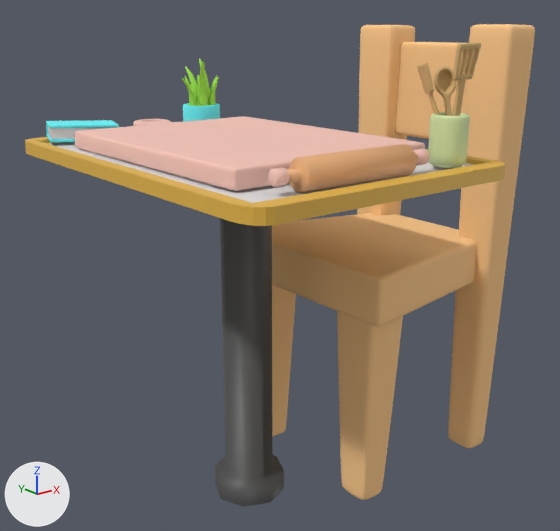
The FBX model PateAChoux/Assets/-3D 🫖——————————————————————————/Decor/3D_Decors.fbx: old version first, new version second.
Before and after are seen from a camera (50 mm lens) standing at (-4.66, -1.89, 4.96) and looking at (-0.52, 3.29, 2.89). Every picture has the same lights, and +X, +Y and +Z are marked at lower left. Where no turn or scale is listed for an object, it has been applied to the vertices.

Before the edit, the objects in view are built like this:
```python
mat_material_010 = principled_material('Material.010')
mat_material_010.base_color = (0.15, 0.953, 1.0)  # cyan #6cfaff
mat_material_010.roughness = 1.0
me_cube_013 = bpy.data.meshes.new('Cube.013')
me_cube_013.from_pydata(...)  # 15093 vertices, 15002 faces; spans x -1.81..1.9, y -2.06..1.45, z -2.64..1.41
me_cube_013.materials.append(mat_material_004)  # beige #ffcc8e
me_cube_013.materials.append(mat_pied_de_table)  # dark grey #4d4d4d
me_cube_013.materials.append(mat_material_007)  # pink #f7c6ba
me_cube_013.materials.append(mat_material_006)  # beige #d7b378
me_cube_013.materials.append(mat_material_017)  # green #d5e7a9
me_cube_013.materials.append(mat_material_008)  # beige #e7ae7a
me_cube_013.materials.append(mat_material_009)  # white #e7e7e7
me_cube_013.materials.append(mat_material_010)  # cyan #6cfaff
me_cube_013.materials.append(mat_material_011)  # green #a0e750
me_cube_013.materials.append(mat_en_attendant)  # white #e7e7e7
me_cube_013.materials.append(mat_en_attendant_001)  # orange #e7b748
# before: 1686 (-0.62, -0.14, 0.36), 1687 (-0.77, -0.2, 0.36), 1688 (-0.84, -0.36, 0.36), 1689 (-0.77, -0.51, 0.36), 1690 (-0.62, -0.57, 0.36)
# before: 1694 (-0.77, -0.2, -2.43) at pixel (225, 466), 1695 (-0.62, -0.14, -2.43), 1696 (-0.84, -0.36, -2.43) at pixel (229, 476), 1697 (-0.77, -0.51, -2.43) at pixel (245, 481), 1698 (-0.62, -0.57, -2.43) at pixel (263, 478)
# before: 1699 (-0.47, -0.51, -2.43) at pixel (272, 469), 1701 (-0.47, -0.2, -2.43), 1702 (-0.85, -0.13, -2.43) at pixel (214, 465), 1703 (-0.62, -0.04, -2.43), 1704 (-0.94, -0.36, -2.43) at pixel (220, 480)
# before: 1705 (-0.85, -0.58, -2.43) at pixel (243, 487), 1706 (-0.62, -0.67, -2.43) at pixel (270, 483), 1707 (-0.4, -0.58, -2.43) at pixel (283, 469), 1709 (-0.4, -0.13, -2.43), 1710 (-0.85, -0.13, -2.62) at pixel (215, 484)
# before: 1711 (-0.62, -0.04, -2.62), 1712 (-0.94, -0.36, -2.62) at pixel (220, 499), 1713 (-0.85, -0.58, -2.62) at pixel (244, 506), 1714 (-0.62, -0.67, -2.62) at pixel (270, 502)
ob_map = bpy.data.objects.new('MAP', me_cube_013)
ob_map.location = (-0.393, 3.47, 3.54)
```
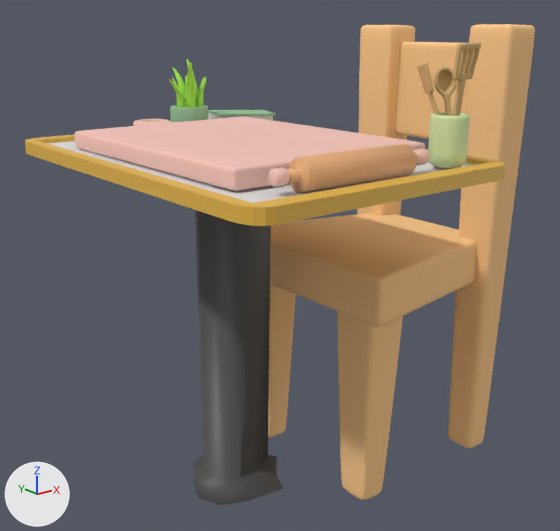
Commit message: PO FINIS LA MAP

Where the newer file only moved an object's origin or applied its transform, the numbers keep the older frame.

Location of each change, [x1, y1, x2, y2] in pixels of the pictures (560 x 531 px; the box of a moved part takes in the faces that stretch with it):
'MAP', reshaped: before [25, 24, 535, 507]; after [25, 24, 535, 505]
part 1 of me_cube_013, moved or reshaped: before [48, 126, 116, 139]; after [209, 113, 273, 120]
part 2 of me_cube_013, moved or reshaped: before [46, 120, 119, 142]; after [208, 110, 276, 119]
part 3 of me_cube_013, moved or reshaped: before [183, 103, 220, 122]; after [170, 105, 208, 122]
part 4 of me_cube_013, moved or reshaped: before [210, 75, 217, 92]; after [198, 77, 205, 93]
part 5 of me_cube_013, moved or reshaped: before [184, 75, 191, 105]; after [172, 77, 178, 97]
part 6 of me_cube_013, moved or reshaped: before [182, 78, 197, 106]; after [169, 79, 184, 108]
part 7 of me_cube_013, moved or reshaped: before [199, 77, 208, 106]; after [187, 78, 196, 108]
part 8 of me_cube_013, moved or reshaped: before [208, 76, 219, 106]; after [196, 77, 207, 107]
part 9 of me_cube_013, moved or reshaped: before [199, 58, 210, 102]; after [187, 59, 198, 103]
part 10 of me_cube_013, moved or reshaped: before [197, 61, 209, 106]; after [184, 62, 197, 108]
part 11 of me_cube_013, moved or reshaped: before [185, 66, 198, 99]; after [173, 67, 186, 99]
part 12 of me_cube_013, moved or reshaped: before [215, 218, 284, 507]; after [192, 210, 284, 505]

The edits, one by one:
Material 'Material.010' (mat_material_010) changes colour from cyan #6cfaff to green #96c69a; in linear values from (0.15, 0.953, 1.0) to (0.307, 0.567, 0.322).
me_cube_013 has 15093 vertices, 15002 faces and spans x -1.81..1.9, y -2.06..1.45, z -2.64..1.41.
me_cube_013 is used by ob_map; location (-0.393, 3.47, 3.54).
me_cube_013 part 1: the loose piece of 8 vertices spanning x -1.63..-0.97, y 0.88..1.42, z 0.44..0.56 is moved by (1.64, -0.12, 0.0).
me_cube_013 part 2: the loose piece of 2018 vertices spanning x -1.64..-0.95, y 0.87..1.45, z 0.42..0.59 is moved by (1.64, -0.14, 0.0).
me_cube_013 part 3: the loose piece of 1538 vertices spanning x -0.27..0.09, y 0.9..1.26, z 0.4..0.67 is moved by (-0.17, -0.06, 0.0).
me_cube_013 part 4: the loose piece of 63 vertices spanning x -0.02..0.1, y 1.02..1.12, z 0.6..0.94 is moved by (-0.17, -0.06, 0.0).
me_cube_013 part 5: the loose piece of 63 vertices spanning x -0.19..-0.09, y 1.11..1.22, z 0.6..0.94 is moved by (-0.17, -0.06, 0.0).
me_cube_013 part 6: the loose piece of 63 vertices spanning x -0.36..-0.14, y 0.98..1.11, z 0.6..0.94 is moved by (-0.17, -0.06, 0.0).
me_cube_013 part 7: the loose piece of 63 vertices spanning x -0.18..-0.08, y 0.91..1.03, z 0.6..0.94 is moved by (-0.17, -0.06, 0.0).
me_cube_013 part 8: the loose piece of 63 vertices spanning x -0.08..0.02, y 0.92..1.03, z 0.6..0.94 is moved by (-0.17, -0.06, 0.0).
me_cube_013 part 9: the loose piece of 63 vertices spanning x -0.09..0.02, y 1.01..1.2, z 0.62..1.09 is moved by (-0.17, -0.06, 0.0).
me_cube_013 part 10: the loose piece of 63 vertices spanning x -0.19..-0.05, y 0.87..1.09, z 0.62..1.08 is moved by (-0.17, -0.06, 0.0).
me_cube_013 part 11: the loose piece of 63 vertices spanning x -0.18..-0.05, y 1.06..1.28, z 0.62..1.02 is moved by (-0.17, -0.06, 0.0).
Part 12, on me_cube_013:
Vertices 1686 to 1690, 1694 to 1699, 1701 to 1707, 1709 to 1714 of me_cube_013 move by (-0.15, 0.14, 0.0).
